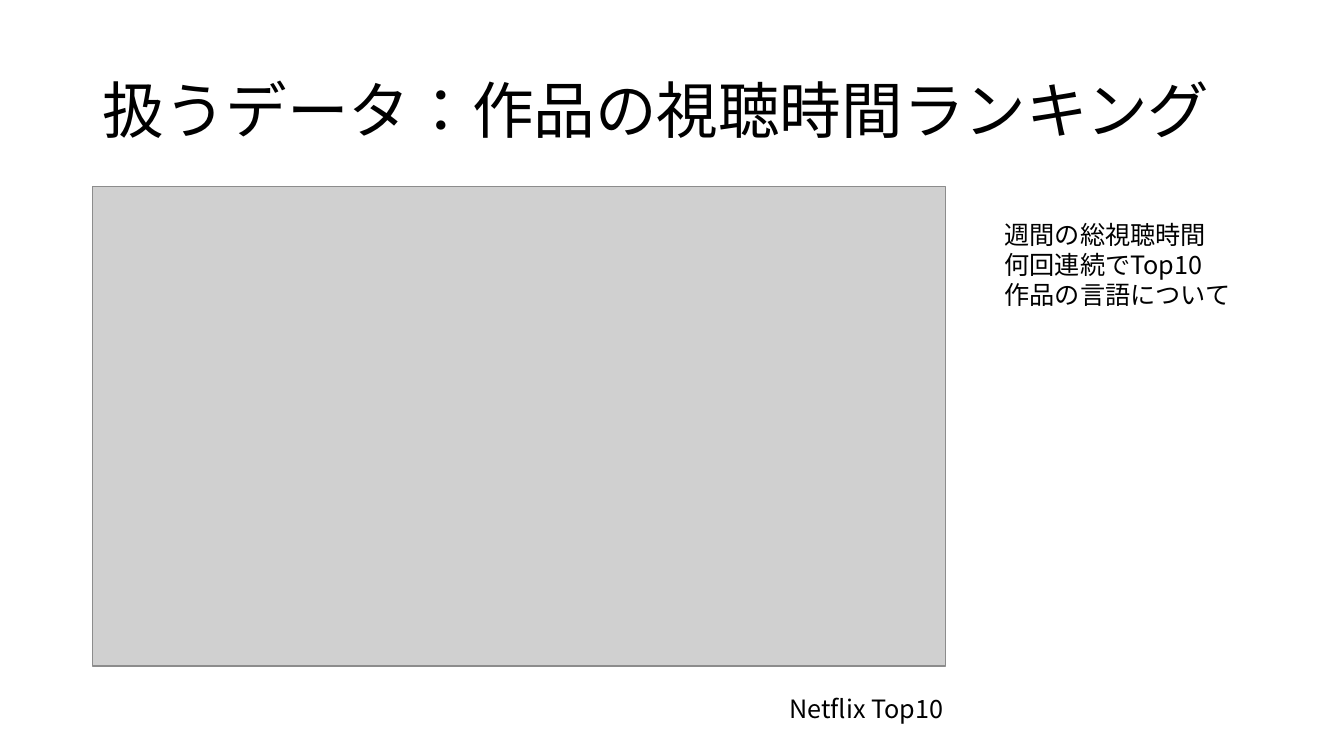
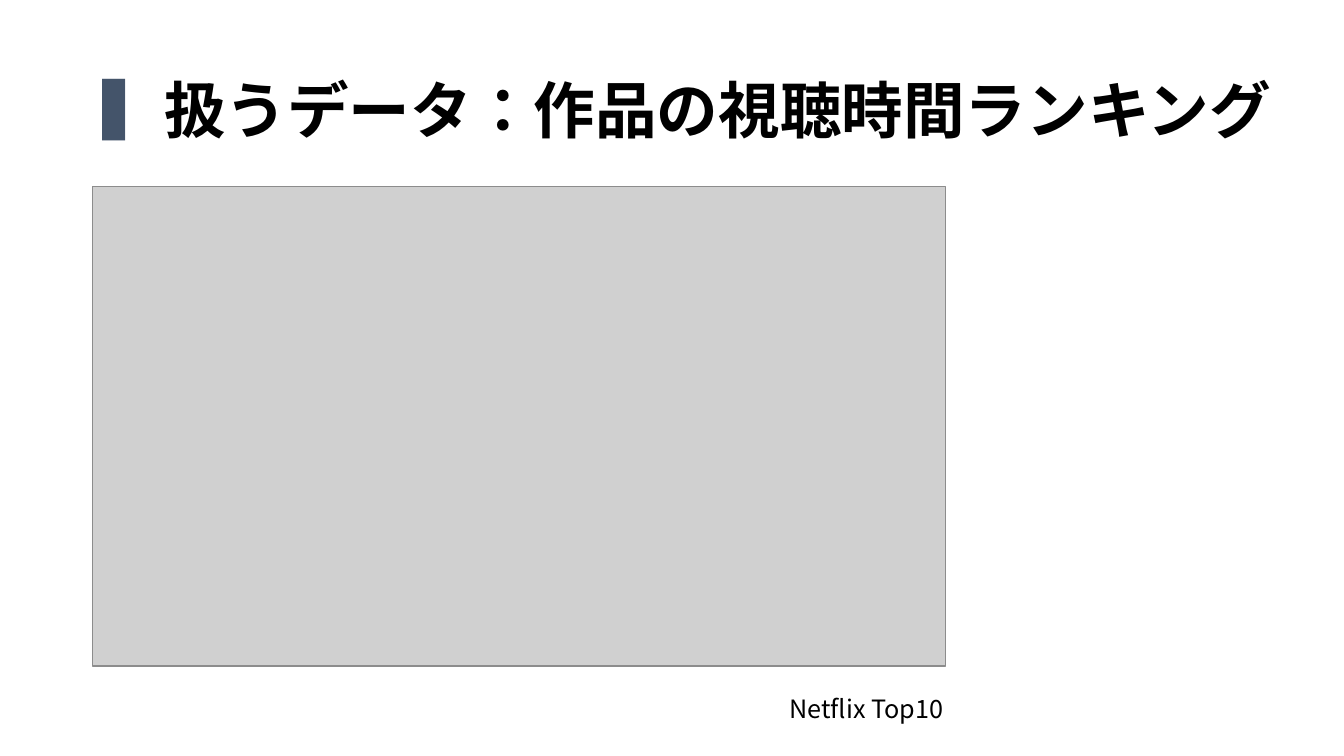
Before and after one commit to QuillshWammy/Netflix_Analysis, a slide deck: slide 6 of Document/中間発表.pptx. Drawn at 1344x756 pixels with LibreOffice and Linux fonts; fonts in the diff are those of the drawing; grey boxes stand for pictures. Boxes give left, top, right and bottom in pixels: in the first picture for what was removed or moved away, otherwise in the second. Text is boxed around its words. In the diff, an @@ line names an element or a change of style, - is before the commit and + after.

```diff
--- a/Document/中間発表.pptx
+++ b/Document/中間発表.pptx
@@ title at (102,79,1271,141): text changed; font Noto Sans CJK JP to Arial; bold on @@
-扱うデータ：作品の視聴時間ランキング
+▍扱うデータ：作品の視聴時間ランキング
@@ text removed at (1004,222,1230,306) @@
-週間の総視聴時間
-何回連続でTop10
-作品の言語について
```
Also in this commit, not shown: 8 other slides changed, 1 slide added.
